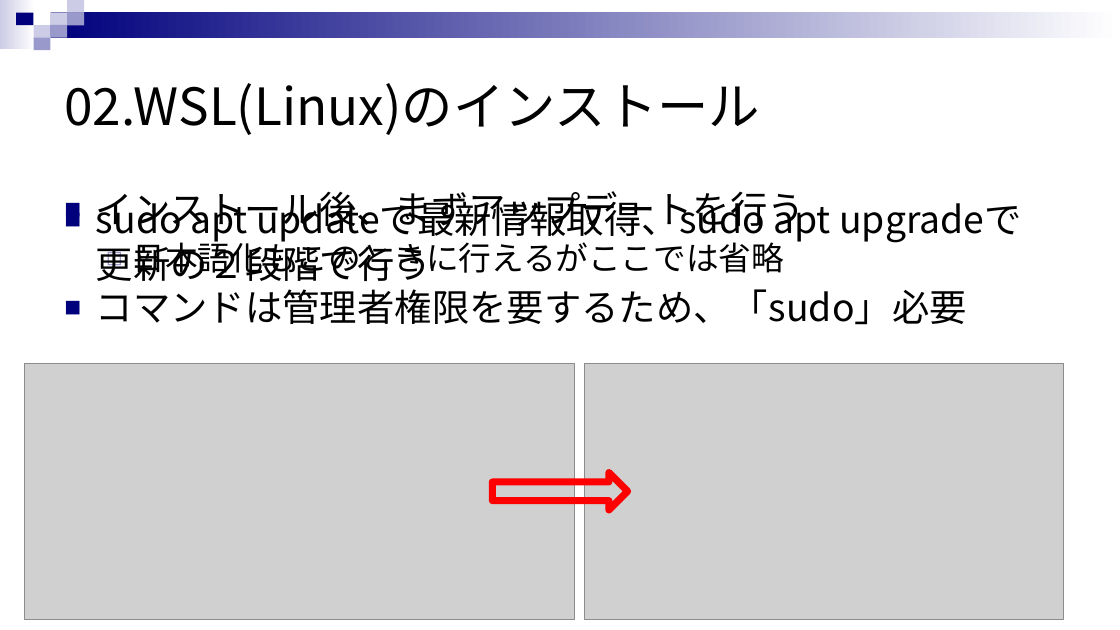
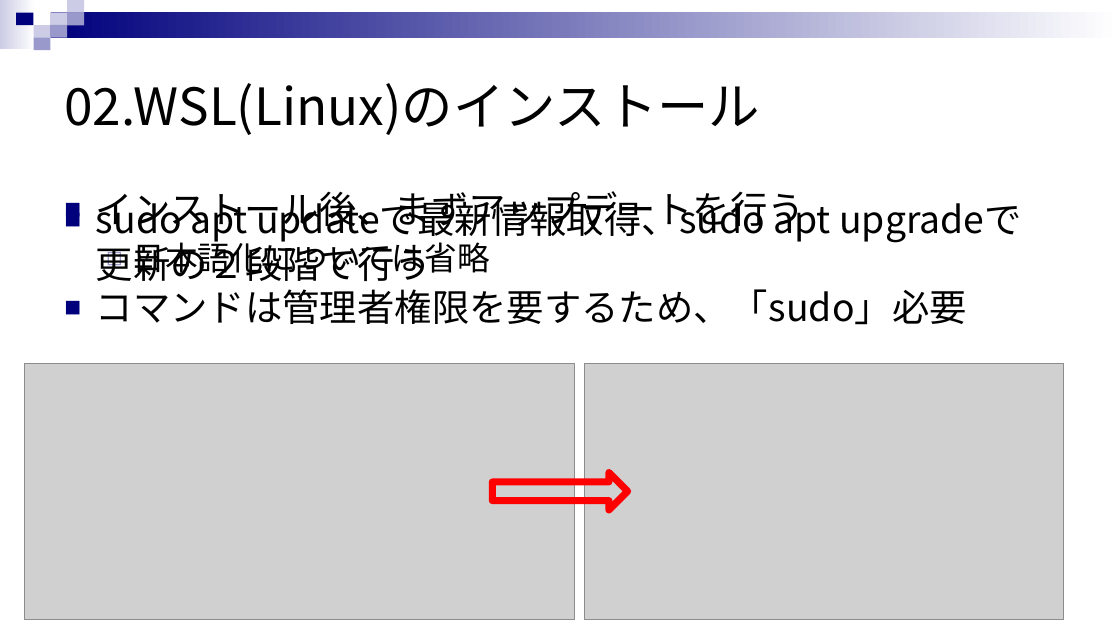
Before and after one commit to rensuke/SIMUonWSL, a slide deck: slide 10 of SIMU_ON_WSL.pptx. Drawn at 1120x630 pixels with LibreOffice and Linux fonts; fonts in the diff are those of the drawing; grey boxes stand for pictures. Boxes give left, top, right and bottom in pixels: in the first picture for what was removed or moved away, otherwise in the second. Text is boxed around its words. In the diff, an @@ line names an element or a change of style, - is before the commit and + after.

```diff
--- a/SIMU_ON_WSL.pptx
+++ b/SIMU_ON_WSL.pptx
@@ text at <box>133,236,490,278</box>: text changed @@
-  ◻ 日本語化もこのときに行えるがここでは省略
+  ◻ 日本語化については省略
```
Also in this commit, not shown: 2 other slides changed.
